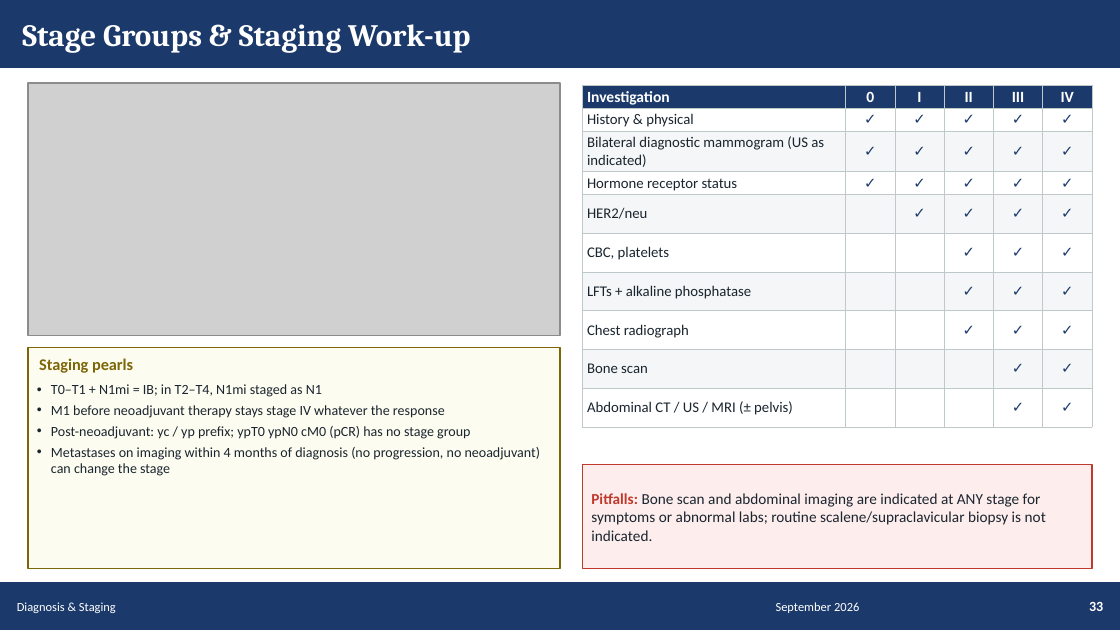
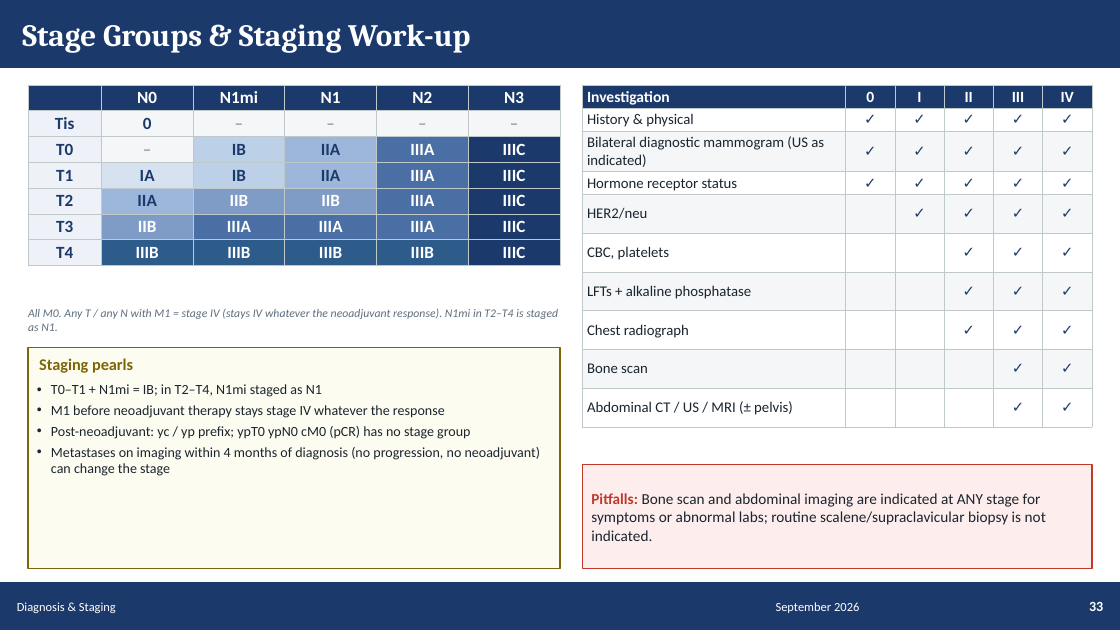
Before and after one commit to Muluamlak/Phone, a slide deck: slide 33 of BreastCancer_Management_Visual_65.pptx. Drawn at 1120x630 pixels with LibreOffice and Linux fonts; fonts in the diff are those of the drawing; grey boxes stand for pictures. Boxes give left, top, right and bottom in pixels: in the first picture for what was removed or moved away, otherwise in the second. Text is boxed around its words. In the diff, an @@ line names an element or a change of style, - is before the commit and + after.

```diff
--- a/BreastCancer_Management_Visual_65.pptx
+++ b/BreastCancer_Management_Visual_65.pptx
@@ picture removed at (28,83,560,336) @@
@@ table added at (28,85,561,262), 7 rows, 6 columns @@
+ | N0 | N1mi | N1 | N2 | N3
+Tis | 0 | – | – | – | –
+T0 | – | IB | IIA | IIIA | IIIC
+T1 | IA | IB | IIA | IIIA | IIIC
+T2 | IIA | IIB | IIB | IIIA | IIIC
+T3 | IIB | IIIA | IIIA | IIIA | IIIC
+T4 | IIIB | IIIB | IIIB | IIIB | IIIC
@@ text added at (28,308,558,331), 7.5 pt, text #5D6D7E, italic @@
+All M0. Any T / any N with M1 = stage IV (stays IV whatever the neoadjuvant response). N1mi in T2–T4 is staged as N1.
```
Also in this commit, not shown: 6 other slides changed.
